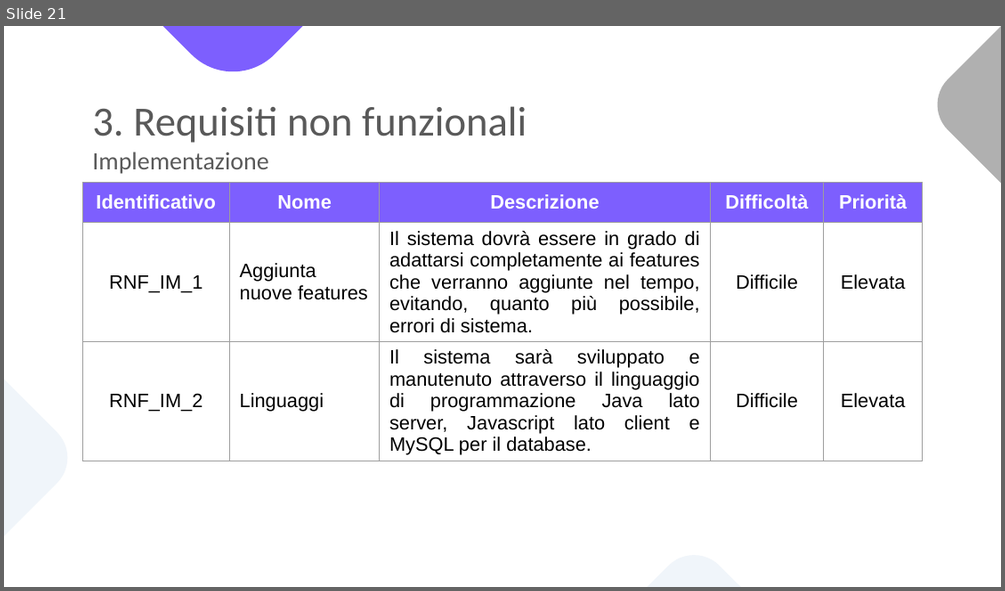
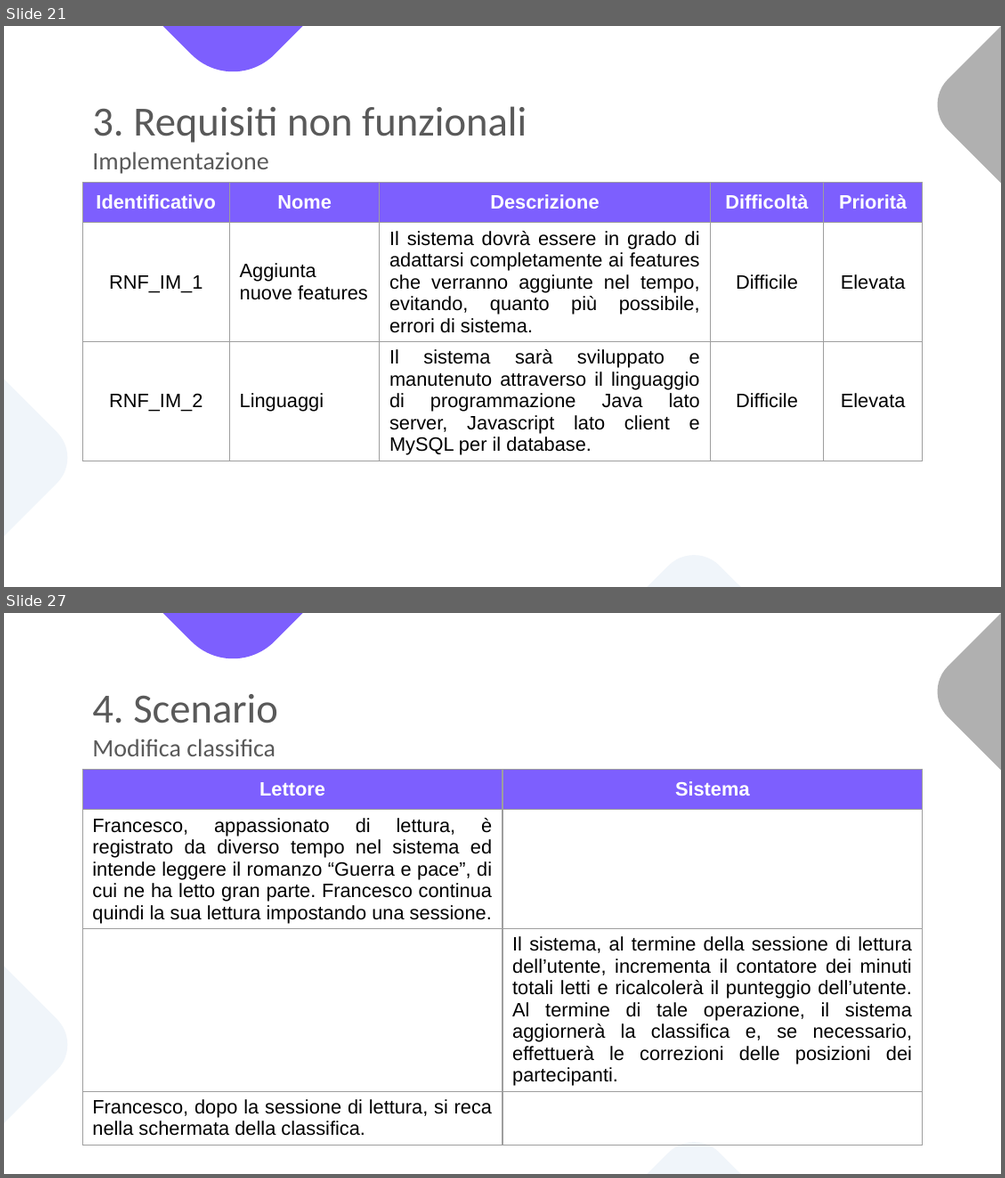
Before and after one commit to notjuary/Bookster_Classe03, a slide deck: DOC/Presentazione.pptx. Shown one above the other, each under a label of ours: slide 21 before the commit, slides 21 and 27 after it; the slides between them are not shown. The pictures are 1005x591 and 1005x1178 pixels, drawn with LibreOffice and Linux fonts; fonts in the diff are those of the drawing. Boxes give left, top, right and bottom in pixels: in the first picture for what was removed or moved away, otherwise in the second. Text is boxed around its words. In the diff, an @@ line names an element or a change of style, - is before the commit and + after.

```diff
--- a/DOC/Presentazione.pptx
+++ b/DOC/Presentazione.pptx
@@ slide 27 added at [4, 613, 1001, 1174], background #FFFFFF; not listed: 4 template elements that a slide beside it also shows @@
@@ title added at [92, 694, 278, 756], 18 pt, text #595959 @@
+4. Scenario
+Modifica classifica
@@ table added at [82, 770, 922, 1165], 4 rows, 2 columns @@
+Lettore | Sistema
+Francesco, appassionato di lettura, è registrato da diverso tempo nel sistema ed intende leggere il romanzo “Guerra e pace”, di cui ne ha letto gran parte. Francesco continua quindi la sua lettura impostando una sessione. | 
+ | Il sistema, al termine della sessione di lettura dell’utente, incrementa il contatore dei minuti totali letti e ricalcolerà il punteggio dell’utente. Al termine di tale operazione, il sistema aggiornerà la classifica e, se necessario, effettuerà le correzioni delle posizioni dei partecipanti.
+Francesco, dopo la sessione di lettura, si reca / nella schermata della classifica. | 
```
Also in this commit, not shown: 7 slides changed, 65 other slides added.
